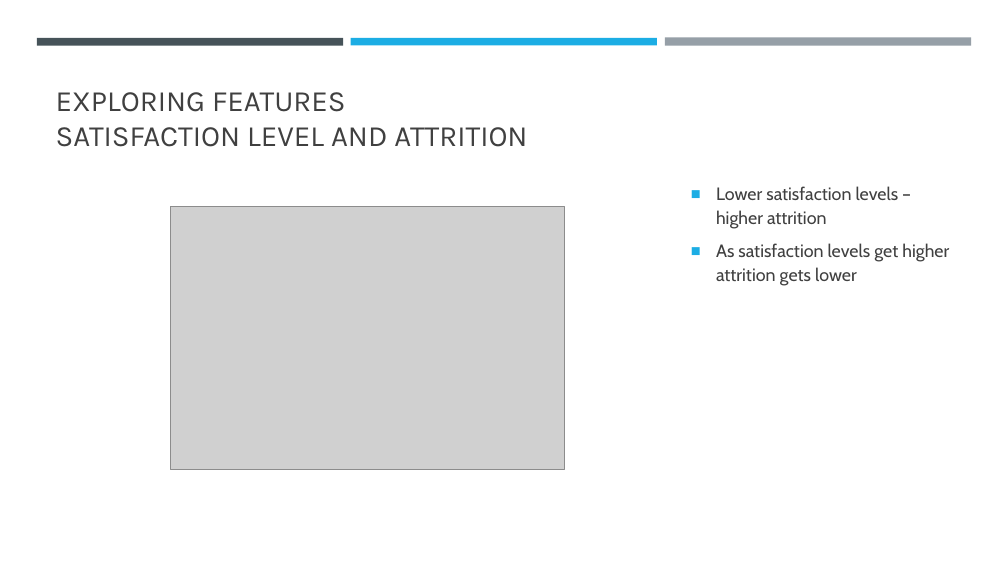
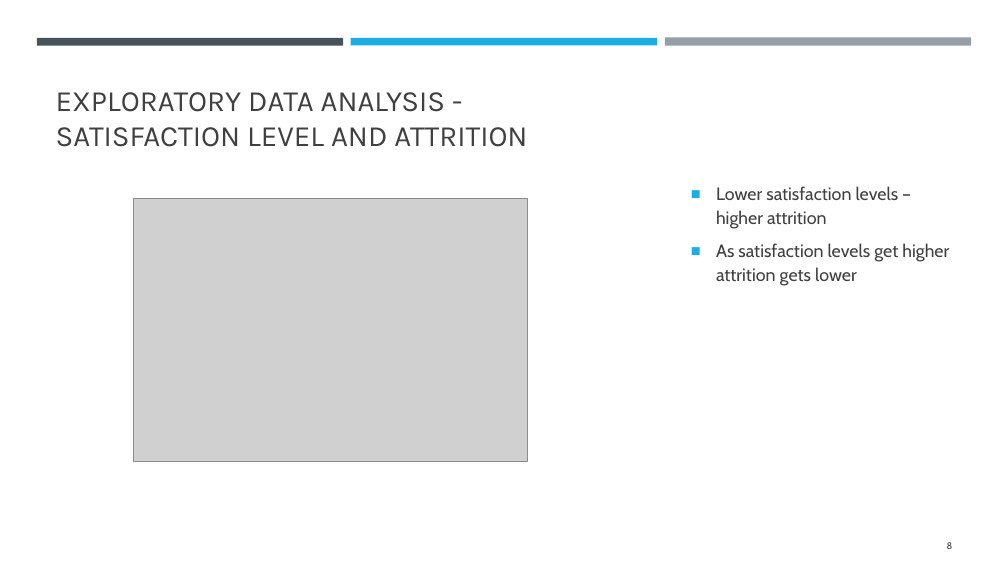
Before and after one commit to IsabelleUslu/InstituteOfDataLabs, a slide deck: slide 8 of IOD Projects/MP2New/New - Predicting Employee Attrition.pptx. Drawn at 1008x567 pixels with LibreOffice and Linux fonts; fonts in the diff are those of the drawing; grey boxes stand for pictures. Boxes give left, top, right and bottom in pixels: in the first picture for what was removed or moved away, otherwise in the second. Text is boxed around its words. In the diff, an @@ line names an element or a change of style, - is before the commit and + after.

```diff
--- a/IOD Projects/MP2New/New - Predicting Employee Attrition.pptx
+++ b/IOD Projects/MP2New/New - Predicting Employee Attrition.pptx
@@ title at (56, 92, 527, 147): text changed @@
-EXPLORING FEATURES
-SATISFACTION LEVEL AND ATTRITION
+EXPLORATORY DATA ANALYSIS -
+SATISFACTION LEVEL AND ATTRITION
@@ picture: place and size @@
-picture at (171, 206, 565, 470)
+picture at (134, 198, 528, 461)
@@ page number added at (947, 542, 953, 549), 9 pt, text #404040 @@
+8
```
Also in this commit, not shown: 17 other slides changed, 1 slide added, 2 other files.
